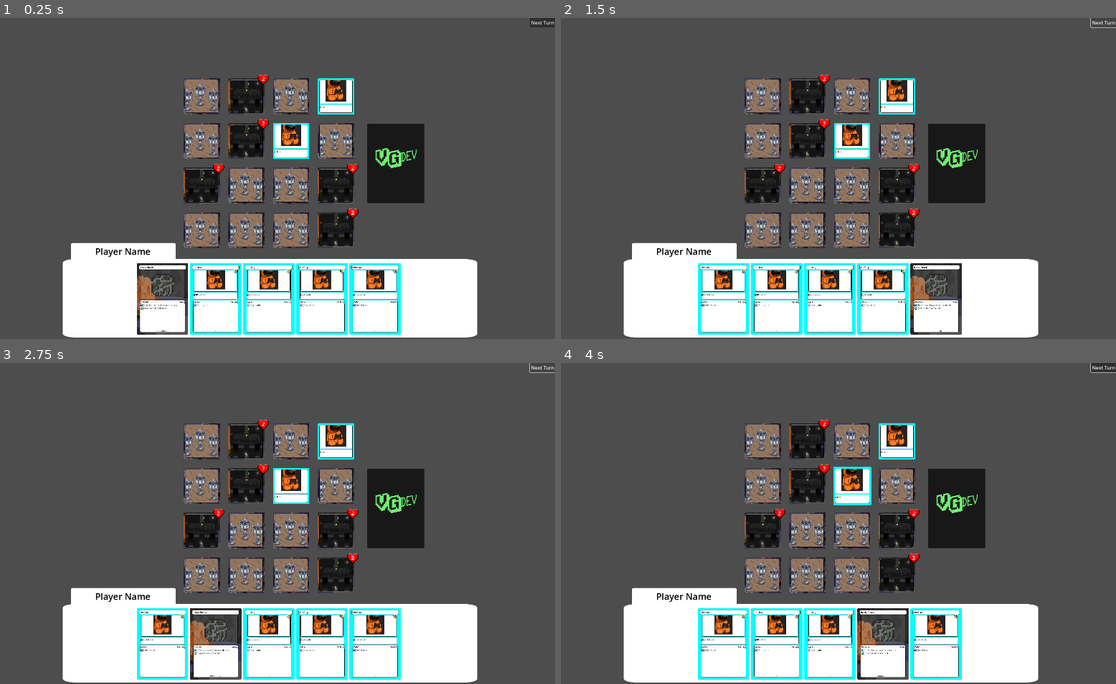
Above: before the commit, frames 1-4 (two rows, left to right).
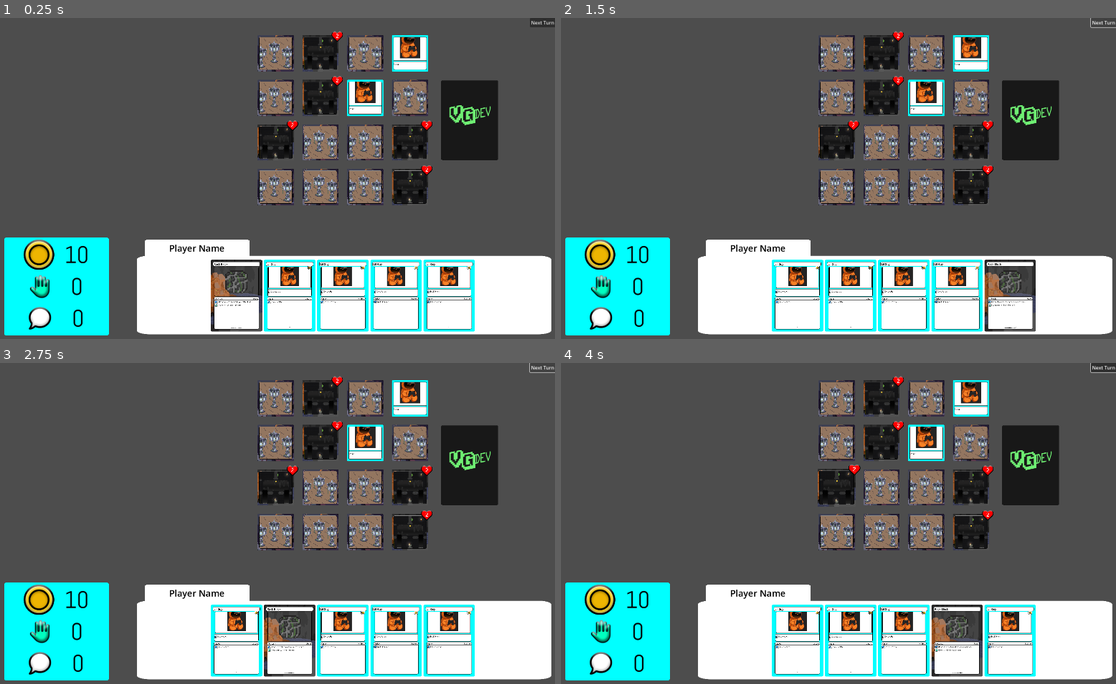
Above: after the commit, the same moments.

Repository: Maurdeer/VGDimensions
Game: Godot game, scene res://_scenes/networking/multiplayer_scene.tscn
The game is run twice, just before and just after one commit, with the same random seed, the same clock (stepped at 60 frames per second) and the same inputs. This scene is started directly instead of the project's main scene.
Inputs (mouse positions are in pixels of both pictures, inside the frame that each line leads up to):
- Up to frame 1 (0.25 s): no input
- Up to frame 2 (1.5 s): click "Next Turn" at 0.5 s; click "Next Turn" at 1.25 s
- Up to frame 3 (2.75 s): click "Next Turn" at 2 s
- Up to frame 4 (4 s): tap Enter at 2.75 s; drag from (760, 440) to (849, 484) at 2.77 s; tap Space at 3.5 s; drag from (760, 440) to (849, 484) at 3.52 s

The runs differ from the first frame. In frame 1, 40% of the frame differs, in the area x 0-100%, y 4-100%; in frame 2, 40%; in frame 3, 40%; in frame 4, 40%.

Commit message:
resource cost exists now

Diff:
--- a/_scenes/networking/multiplayer_scene.tscn
+++ b/_scenes/networking/multiplayer_scene.tscn
@@ -8,9 +8,19 @@
 [ext_resource type="PackedScene" uid="uid://bgrqj32tibok0" path="res://_scenes/card_containers/rift_grid.tscn" id="6_lfpty"]
 [ext_resource type="Texture2D" uid="uid://bhxsnpgegdxuk" path="res://art/blankgridcard.png" id="7_gmu8c"]
 [ext_resource type="PackedScene" uid="uid://d1b1m0y144lgx" path="res://_scenes/card_containers/player_hand.tscn" id="8_fje6v"]
+[ext_resource type="Script" uid="uid://dhxp530wfdh4e" path="res://_scripts/ui/player_stats_ui.gd" id="9_cs1dx"]
+[ext_resource type="Texture2D" uid="uid://b6o4yqh12lf1u" path="res://art/card_ui/deleon.png" id="10_styrd"]
+[ext_resource type="FontFile" uid="uid://bcwkqrkgs1rci" path="res://font/Abel-Regular.ttf" id="11_dy7xj"]
+[ext_resource type="Texture2D" uid="uid://cn0xhk718r4iv" path="res://art/card_ui/action.png" id="12_lfpty"]
+[ext_resource type="Texture2D" uid="uid://tv4w2lagffrf" path="res://art/card_ui/social.png" id="13_gmu8c"]
 
 [sub_resource type="LabelSettings" id="LabelSettings_ccn5w"]
 font_size = 30
+font_color = Color(0, 0, 0, 1)
+
+[sub_resource type="LabelSettings" id="LabelSettings_lfpty"]
+font = ExtResource("11_dy7xj")
+font_size = 80
 font_color = Color(0, 0, 0, 1)
 
 [node name="MultiplayerScene" type="Control"]
@@ -35,20 +45,24 @@
 anchors_preset = 5
 anchor_top = 0.0
 anchor_bottom = 0.0
-offset_top = 489.0
-offset_bottom = 489.0
+offset_left = 248.0
+offset_top = 344.0
+offset_right = 248.0
+offset_bottom = 344.0
 grow_vertical = 1
 
 [node name="PlayerHandUI" type="Control" parent="."]
 layout_mode = 1
-anchors_preset = 7
-anchor_left = 0.5
+anchors_preset = 3
+anchor_left = 1.0
 anchor_top = 1.0
-anchor_right = 0.5
+anchor_right = 1.0
 anchor_bottom = 1.0
-offset_top = -137.0
-offset_bottom = -137.0
-grow_horizontal = 2
+offset_left = -713.0
+offset_top = -148.0
+offset_right = -713.0
+offset_bottom = -148.0
+grow_horizontal = 0
 grow_vertical = 0
 mouse_filter = 2
 
@@ -94,4 +108,88 @@
 grow_horizontal = 0
 text = "Next Turn"
 
+[node name="PlayerStatsUI" type="Control" parent="."]
+layout_mode = 1
+anchors_preset = 2
+anchor_top = 1.0
+anchor_bottom = 1.0
+offset_left = 74.0
+offset_top = -343.0
+offset_right = 425.0
+offset_bottom = -14.0
+grow_vertical = 0
+script = ExtResource("9_cs1dx")
+
+[node name="TextureRect" type="TextureRect" parent="PlayerStatsUI"]
+layout_mode = 1
+anchors_preset = 15
+anchor_right = 1.0
+anchor_bottom = 1.0
+grow_horizontal = 2
+grow_vertical = 2
+texture = ExtResource("7_gmu8c")
+expand_mode = 1
+
+[node name="VBoxContainer" type="VBoxContainer" parent="PlayerStatsUI"]
+layout_mode = 1
+anchors_preset = 8
+anchor_left = 0.5
+anchor_top = 0.5
+anchor_right = 0.5
+anchor_bottom = 0.5
+offset_left = -127.5
+offset_top = -158.5
+offset_right = 127.5
+offset_bottom = 158.5
+grow_horizontal = 2
+grow_vertical = 2
+
+[node name="Deleon" type="HBoxContainer" parent="PlayerStatsUI/VBoxContainer"]
+layout_mode = 2
+size_flags_vertical = 3
+theme_override_constants/separation = 34
+alignment = 1
+
+[node name="Icon" type="TextureRect" parent="PlayerStatsUI/VBoxContainer/Deleon"]
+layout_mode = 2
+texture = ExtResource("10_styrd")
+stretch_mode = 5
+
+[node name="Amount" type="Label" parent="PlayerStatsUI/VBoxContainer/Deleon"]
+layout_mode = 2
+text = "10"
+label_settings = SubResource("LabelSettings_lfpty")
+
+[node name="Action" type="HBoxContainer" parent="PlayerStatsUI/VBoxContainer"]
+layout_mode = 2
+size_flags_vertical = 3
+theme_override_constants/separation = 69
+alignment = 1
+
+[node name="Icon" type="TextureRect" parent="PlayerStatsUI/VBoxContainer/Action"]
+layout_mode = 2
+texture = ExtResource("12_lfpty")
+stretch_mode = 5
+
+[node name="Amount" type="Label" parent="PlayerStatsUI/VBoxContainer/Action"]
+layout_mode = 2
+text = "10"
+label_settings = SubResource("LabelSettings_lfpty")
+
+[node name="Deleon3" type="HBoxContainer" parent="PlayerStatsUI/VBoxContainer"]
+layout_mode = 2
+size_flags_vertical = 3
+theme_override_constants/separation = 69
+alignment = 1
+
+[node name="Icon" type="TextureRect" parent="PlayerStatsUI/VBoxContainer/Deleon3"]
+layout_mode = 2
+texture = ExtResource("13_gmu8c")
+stretch_mode = 5
+
+[node name="Amount" type="Label" parent="PlayerStatsUI/VBoxContainer/Deleon3"]
+layout_mode = 2
+text = "10"
+label_settings = SubResource("LabelSettings_lfpty")
+
 [connection signal="pressed" from="next_turn_button" to="." method="_on_next_turn_button_pressed"]
--- a/_scripts/card/bullet_resource.gd
+++ b/_scripts/card/bullet_resource.gd
@@ -13,5 +13,22 @@
 @export var bullet_cost: int
 
 ## Only used by PLAY, ACTION, and SOCIAL. For anything else refer to "Passive Events"
-@export var bullet_event: EventResource
+@export var _bullet_event: EventResource
 @export_multiline var bullet_description: String = ""
+
+func try_execute() -> void:
+	# (Ryan) This is currently where cost is being spent, not sure if that is a good idea?
+	if not _bullet_event: return
+
+	# Currently only action and social have a cost for bullet activativations
+	if bullet_type == BulletType.ACTION:
+		if PlayerStatistics.actions < bullet_cost: return
+		PlayerStatistics.modify_base_resource(PlayerStatistics.ResourceType.ACTION, -bullet_cost)
+	if bullet_type == BulletType.SOCIAL:
+		if PlayerStatistics.socials < bullet_cost: return
+		PlayerStatistics.modify_base_resource(PlayerStatistics.ResourceType.SOCIAL, -bullet_cost)
+
+	_bullet_event.execute()
+func set_event_card_ref(card: Card) -> void:
+	if not _bullet_event: return
+	_bullet_event.card_ref = card
--- a/_scripts/card/card.gd
+++ b/_scripts/card/card.gd
@@ -8,6 +8,8 @@
 signal interacted(Card)
 @warning_ignore("unused_signal")
 signal selected(Vector2i)
+
+signal on_stats_change
 
 @export var resource: CardResource:
 	set(value):
@@ -34,7 +36,11 @@
 @onready var dnd_2d: DragAndDropComponent2D = $drag_and_drop_component2D
 
 # Dynamic Stats
-var hp: int
+var hp: int:
+	set(value):
+		hp = value
+		on_stats_change.emit()
+
 var grid_pos: Vector2i
 var player_owner: String # (Temp) A string for now until we change this to something more staticly defined
 var revealed: bool
@@ -63,7 +69,7 @@
 
 func _on_resource_change() -> void:
 	for bullet in resource.bullets:
-		if bullet.bullet_event: bullet.bullet_event.card_ref = self
+		bullet.set_event_card_ref(self)
 		match(bullet.bullet_type):
 			BulletResource.BulletType.PLAY:
 				_play_bullets.append(bullet)
--- a/_scripts/card/clickable_bullet_visualizer.gd
+++ b/_scripts/card/clickable_bullet_visualizer.gd
@@ -30,6 +30,5 @@
 	$TextureButton.disabled = interact_active
 
 func _on_texture_button_button_up() -> void:
-	if not bullet_resource.bullet_event: return
-	bullet_resource.bullet_event.execute()
+	bullet_resource.try_execute()
 	# TODO: Add Meditaor Complete Function or something here
--- a/_scripts/card/position_card_states/in_hand_card_state.gd
+++ b/_scripts/card/position_card_states/in_hand_card_state.gd
@@ -12,7 +12,7 @@
 func clicked_on() -> void:
 	if card._play_bullets.size() == 1:
 		# Execute function right way, no selection needed!
-		if card._play_bullets[0].bullet_event: card._play_bullets[0].bullet_event.execute()
+		card._play_bullets[0].try_execute()
 	elif card._play_bullets.size() > 1:
 		# TODO: Pull Up Play Selection UI to pick an event to do.
 		# Let the function call poll until that option was picked
--- a/_scripts/managers/game_manager.gd
+++ b/_scripts/managers/game_manager.gd
@@ -13,7 +13,11 @@
 	call_deferred("_after_ready")
 
 func _after_ready() -> void:
+	setup_rift_grid()
 	create_cards_for_player_hand()
+	initial_player_stats()
+
+func setup_rift_grid():
 	rift_grid.rift_card_pack = card_pack
 	rift_grid.rift_grid_height = 4
 	rift_grid.rift_grid_width = 4
@@ -27,6 +31,16 @@
 
 	player_hand.fill_hand()
 
+func initial_player_stats():
+	PlayerStatistics.replace_base_resource(PlayerStatistics.ResourceType.DELEON, 10)
+	PlayerStatistics.replace_base_resource(PlayerStatistics.ResourceType.ACTION, 0)
+	PlayerStatistics.replace_base_resource(PlayerStatistics.ResourceType.SOCIAL, 0)
+
+func reset_temporary_resources():
+	PlayerStatistics.replace_base_resource(PlayerStatistics.ResourceType.ACTION, 0)
+	PlayerStatistics.replace_base_resource(PlayerStatistics.ResourceType.SOCIAL, 0)
+
 func _on_next_turn_button_pressed() -> void:
 	player_hand.clear_hand()
 	player_hand.fill_hand()
+	reset_temporary_resources()
--- a/_scripts/player/player_statistics.gd
+++ b/_scripts/player/player_statistics.gd
@@ -1,9 +1,10 @@
 extends Node
-class_name player_statistics
 
 #defining variables
-@export var action: int
-@export var social: int
+signal on_stats_change
+
+@export var actions: int
+@export var socials: int
 @export var deleons: int
 @export var attack: int
 @export var tetra_city_coins: int
@@ -12,28 +13,43 @@
 
 
 #amount is the amount we are adding or subtracting
-func change_action(amount):
-	action += amount
+func modify_base_resource(type: ResourceType, amount: int):
+	match (type):
+		ResourceType.DELEON:
+			deleons += amount
+		ResourceType.ACTION:
+			actions += amount
+		ResourceType.SOCIAL:
+			socials += amount
 
-func change_social(amount):
-	social += amount
+	on_stats_change.emit()
 
-func change_deleons(amount):
-	deleons += amount
+func replace_base_resource(type: ResourceType, value: int):
+	match (type):
+		ResourceType.DELEON:
+			deleons = value
+		ResourceType.ACTION:
+			actions = value
+		ResourceType.SOCIAL:
+			socials = value
+
+	on_stats_change.emit()
 
 func change_attack(amount):
 	attack += amount
+	on_stats_change.emit()
 
 func change_tetra_city_coins(amount):
 	tetra_city_coins += amount
+	on_stats_change.emit()
 
 func change_from_nava_polaroids(amount):
 	from_nava_polaroids += amount
+	on_stats_change.emit()
 
 func change_quests_completed(amount):
 	quests_completed += amount
-
-
+	on_stats_change.emit()
 
 #boolean statistics
 @export var tetra_city_coins_status: bool
@@ -44,3 +60,9 @@
 
 func enable_from_nava_polaroids(status):
 	from_nava_polaroids_status = status
+
+enum ResourceType {
+	DELEON,
+	ACTION,
+	SOCIAL
+}
--- /dev/null
+++ b/_scripts/resources/EventResources/GainResourceEvent.gd
@@ -0,0 +1,8 @@
+extends EventResource
+class_name GainResourceEvent
+
+@export var type: PlayerStatistics.ResourceType
+@export var amount: int
+
+func execute() -> void:
+	PlayerStatistics.modify_base_resource(type, amount)
--- a/_scripts/resources/EventResources/HealEvent.gd
+++ b/_scripts/resources/EventResources/HealEvent.gd
@@ -1,15 +1,11 @@
 extends EventResource
 class_name HealEvent
 
+@export var self_heal: bool = false
 @export var health_amount: int
 @export var cap_at_starting_hp: bool
 
 func execute() -> void:
-	# Warning: Infering to card_ref directly may only update to local peer
-	# For now this is fine, but good to warn for later conversion.
-	# card_ref: Card = Meditaor.get_card_on_tile(grid_pos)
-	# card_ref.hp += health_amount
-	# if cap_at_starting_hp \
-	# and card_ref.hp > card_resource.starting_hp:
-		# card_ref.hp = card_resource.starting_hp
+	if self_heal:
+		card_ref.hp = health_amount
 	pass
--- /dev/null
+++ b/_scripts/resources/EventResources/MultiEvent.gd
@@ -0,0 +1,8 @@
+extends EventResource
+class_name MultiEvent
+
+var events: Array[EventResource]
+
+func execute() -> void:
+	for event in events:
+		event.execute()
--- a/_scripts/ui/gridcard_visualizer.gd
+++ b/_scripts/ui/gridcard_visualizer.gd
@@ -15,16 +15,21 @@
 
 func _ready() -> void:
 	if card and (card.resource or card_resource):
+		card.on_stats_change.connect(_on_stat_change)
 		_on_values_change()
 
 func _on_values_change() -> void:
 	$background_container/card_background.texture = card_resource.background_art
 	$card_art_container/card_art.texture = card_resource.card_art
+
+	_on_stat_change()
+
+	$GUI/Icons/ACTION.visible = not card._action_bullets.is_empty()
+	$GUI/Icons/SOCIAL.visible = not card._social_bullets.is_empty()
+	$GUI/Icons/PASSIVE.visible = false
+
+func _on_stat_change() -> void:
 	if card.hp < 0: $GUI/Icons/HP.visible = false
 	else:
 		$GUI/Icons/HP.visible = true
 		$GUI/Icons/HP/Label.text = "%s" % card.hp
-
-	$GUI/Icons/ACTION.visible = not card._action_bullets.is_empty()
-	$GUI/Icons/SOCIAL.visible = not card._social_bullets.is_empty()
-	$GUI/Icons/PASSIVE.visible = false
--- /dev/null
+++ b/_scripts/ui/player_stats_ui.gd
@@ -0,0 +1,12 @@
+extends Control
+@onready var deleon_amount: Label = $VBoxContainer/Deleon/Amount
+@onready var action_amount: Label = $VBoxContainer/Action/Amount
+@onready var social_amount: Label = $VBoxContainer/Deleon3/Amount
+
+func _ready() -> void:
+	PlayerStatistics.on_stats_change.connect(_update_ui)
+
+func _update_ui() -> void:
+	deleon_amount.text = "%s" % PlayerStatistics.deleons
+	action_amount.text = "%s" % PlayerStatistics.actions
+	social_amount.text = "%s" % PlayerStatistics.socials
--- a/_scripts/ui/selection_ui.gd
+++ b/_scripts/ui/selection_ui.gd
@@ -43,6 +43,6 @@
 			new_button.pressed.connect(resource.on_action)
 
 
-	new_button.pressed.connect(func(): if bullet.bullet_event: bullet.bullet_event.execute())
+	new_button.pressed.connect(func(): bullet.try_execute())
 	new_button.pressed.connect(make_selection)
 	buttons.add_child(new_button)
--- a/cards/BreakableWall.tres
+++ b/cards/BreakableWall.tres
@@ -1,13 +1,19 @@
-[gd_resource type="Resource" script_class="CardResource" load_steps=8 format=3 uid="uid://doj57pqlx14mt"]
+[gd_resource type="Resource" script_class="CardResource" load_steps=10 format=3 uid="uid://doj57pqlx14mt"]
 
 [ext_resource type="Script" uid="uid://bat0pcm2x7x13" path="res://_scripts/resources/PassiveEventResource.gd" id="1_1d4nq"]
 [ext_resource type="Script" uid="uid://cyxcnkyv5m57c" path="res://_scripts/card/bullet_resource.gd" id="1_1rnrp"]
 [ext_resource type="Texture2D" uid="uid://vcrdhe8qpt3m" path="res://art/card_background_art/outcasts_background.png" id="2_4siri"]
+[ext_resource type="Script" uid="uid://bfa0ox70sgb47" path="res://_scripts/resources/EventResources/HealEvent.gd" id="2_lu05x"]
 [ext_resource type="Script" uid="uid://cg5eo4ycbga2u" path="res://_scripts/resources/CardResource.gd" id="2_plkjb"]
 [ext_resource type="Texture2D" uid="uid://cqtl56byt7dgk" path="res://art/card_art/Outcasts/AirDungeon.png" id="4_4siri"]
 
+[sub_resource type="Resource" id="Resource_1sf21"]
+script = ExtResource("2_lu05x")
+metadata/_custom_type_script = "uid://bfa0ox70sgb47"
+
 [sub_resource type="Resource" id="Resource_1d4nq"]
 script = ExtResource("1_1d4nq")
+event = SubResource("Resource_1sf21")
 metadata/_custom_type_script = "uid://bat0pcm2x7x13"
 
 [sub_resource type="Resource" id="Resource_4siri"]
--- a/cards/LilGuy.tres
+++ b/cards/LilGuy.tres
@@ -1,12 +1,20 @@
-[gd_resource type="Resource" script_class="CardResource" load_steps=6 format=3 uid="uid://dp3k57niax0qb"]
+[gd_resource type="Resource" script_class="CardResource" load_steps=8 format=3 uid="uid://dp3k57niax0qb"]
 
 [ext_resource type="Script" uid="uid://cyxcnkyv5m57c" path="res://_scripts/card/bullet_resource.gd" id="1_0dcse"]
 [ext_resource type="Script" uid="uid://bat0pcm2x7x13" path="res://_scripts/resources/PassiveEventResource.gd" id="1_oqkso"]
 [ext_resource type="Texture2D" uid="uid://bvvvy7bwkk6jq" path="res://art/card_art/VGDev/LilGuy.png" id="2_5gc1e"]
 [ext_resource type="Script" uid="uid://cg5eo4ycbga2u" path="res://_scripts/resources/CardResource.gd" id="2_jf1k8"]
+[ext_resource type="Script" uid="uid://ddcwlh4g3nc6b" path="res://_scripts/resources/EventResources/GainResourceEvent.gd" id="3_oqkso"]
+
+[sub_resource type="Resource" id="Resource_oqkso"]
+script = ExtResource("3_oqkso")
+type = 1
+amount = 1
+metadata/_custom_type_script = "uid://ddcwlh4g3nc6b"
 
 [sub_resource type="Resource" id="Resource_0dcse"]
 script = ExtResource("1_0dcse")
+_bullet_event = SubResource("Resource_oqkso")
 bullet_description = "Gain 1 Action"
 metadata/_custom_type_script = "uid://cyxcnkyv5m57c"
 
--- a/cards/RockBlock.tres
+++ b/cards/RockBlock.tres
@@ -8,13 +8,13 @@
 [ext_resource type="Script" uid="uid://banseryattu42" path="res://_scripts/resources/EventResources/SwapEvent.gd" id="4_gh3sg"]
 [ext_resource type="Texture2D" uid="uid://bns44s8x7guot" path="res://art/card_art/Outcasts/RockBlock.png" id="5_3xv7v"]
 
-[sub_resource type="Resource" id="Resource_xcs7r"]
+[sub_resource type="Resource" id="Resource_gh3sg"]
 script = ExtResource("2_jowf0")
 metadata/_custom_type_script = "uid://d1rn5vdqwg4gi"
 
 [sub_resource type="Resource" id="Resource_n6tfm"]
 script = ExtResource("1_n6tfm")
-bullet_event = SubResource("Resource_xcs7r")
+_bullet_event = SubResource("Resource_gh3sg")
 bullet_description = "Place this card anywhere you select bruh"
 metadata/_custom_type_script = "uid://cyxcnkyv5m57c"
 
@@ -27,7 +27,8 @@
 [sub_resource type="Resource" id="Resource_yne7s"]
 script = ExtResource("1_n6tfm")
 bullet_type = 1
-bullet_event = SubResource("Resource_r0no4")
+bullet_cost = 1
+_bullet_event = SubResource("Resource_r0no4")
 bullet_description = "Swap card with another card."
 metadata/_custom_type_script = "uid://cyxcnkyv5m57c"
 
--- a/project.godot
+++ b/project.godot
@@ -21,6 +21,7 @@
 Noray="*res://addons/netfox.noray/noray.gd"
 PacketHandshake="*res://addons/netfox.noray/packet-handshake.gd"
 CardShop="*res://_scripts/card_shop.gd"
+PlayerStatistics="*res://_scripts/player/player_statistics.gd"
 
 [display]
 
Not shown: 1 places in _scenes/card/card.tscn that only renumber resources
Not shown: 1 places in _scenes/networking/multiplayer_scene.tscn that only renumber resources
Not shown, added: _scripts/resources/EventResources/GainResourceEvent.gd.uid
Not shown, added: _scripts/resources/EventResources/MultiEvent.gd.uid
Not shown, added: _scripts/ui/player_stats_ui.gd.uid
